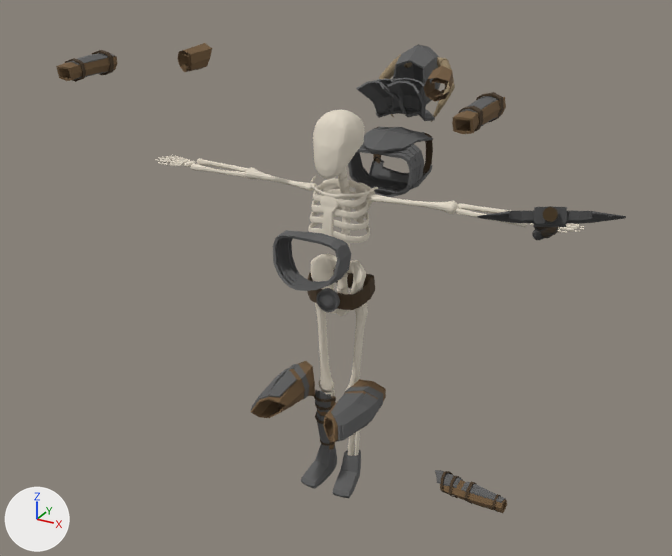
One commit to the FBX model SkeletonEnemy.fbx: the scene before it, then after it.
Rendered twice from a 50 mm camera at (7.12, -13.11, 10.68) aimed at (-0.05, -0.08, 4.17). Lighting does not change. The marker at lower left points along +X, +Y and +Z. Where no turn or scale is listed for an object, it has been applied to the vertices.

The first picture shows 'Belt', 'Bicep Cloth', 'Bicep Cloth.001', 'Bracer Left', 'Bracer Right', 'Chest Plate', 'Chest Plate Under2', 'ChestPlate Under', 'Helmet', 'Leg Armor Left', 'Leg Armor Right', 'Low Poly Axe', 'Shin Armor Left', 'Skeleton', 'Spaulder Left', 'Spaulder Right'.
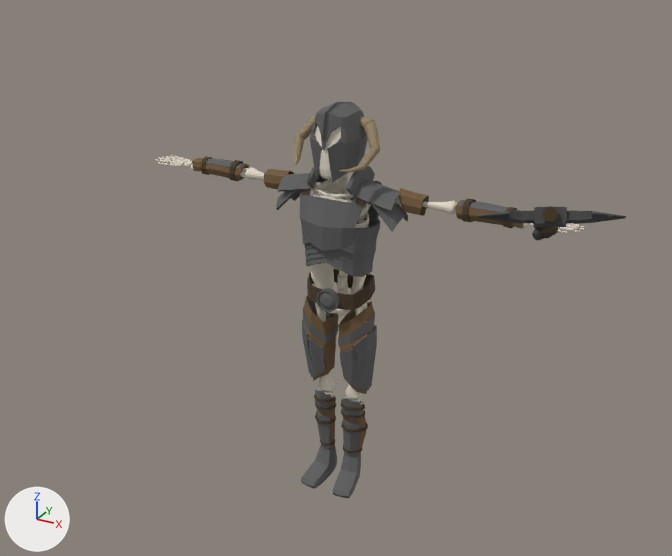
Where the change shows, as pixel boxes [x1, y1, x2, y2] in the pictures (672 x 556 px):
'Helmet', moved, turned
    before: [379, 44, 455, 122]
    after: [294, 102, 380, 182]
'Chest Plate', moved, turned
    before: [363, 127, 433, 197]
    after: [300, 176, 382, 251]
'Leg Armor Left', moved, turned
    before: [323, 379, 386, 442]
    after: [338, 301, 377, 394]
'Leg Armor Right', moved, turned
    before: [251, 361, 315, 418]
    after: [302, 295, 339, 381]
'Chest Plate Under2', moved, turned
    before: [273, 230, 351, 291]
    after: [305, 243, 376, 277]
'Spaulder Left', moved, turned
    before: [387, 78, 435, 121]
    after: [346, 166, 408, 232]
'ChestPlate Under', moved, turned
    before: [348, 144, 424, 195]
    after: [301, 216, 380, 255]
'Shin Armor Left', moved, turned
    before: [435, 470, 507, 513]
    after: [340, 398, 368, 457]
'Bracer Left', moved, turned
    before: [452, 92, 506, 134]
    after: [455, 198, 524, 229]
'Bracer Right', moved, turned
    before: [56, 50, 117, 82]
    after: [192, 156, 249, 181]
'Spaulder Right', moved, turned
    before: [356, 79, 418, 118]
    after: [276, 167, 327, 210]
'Bicep Cloth', moved, turned
    before: [424, 66, 453, 102]
    after: [398, 188, 429, 216]
'Bicep Cloth.001', moved, turned
    before: [177, 43, 212, 72]
    after: [263, 169, 294, 189]
'Skeleton', unchanged, covered by the edit
    before: [155, 110, 584, 456]
    after: [155, 125, 584, 405]

The edits, one by one:
Object 'Bicep Cloth' (ob_bicep_cloth) moves from (2.15, -1.1, 7.95) to (1.32, 0.03, 5.75).
Object 'Bicep Cloth' (ob_bicep_cloth) turns from (4.9, -64, -77) to (4.7, -64, 5.5) degrees about x, y and z.
Object 'Spaulder Left' (ob_spaulder_left) moves from (0.28, 2.09, 6.87) to (0.74, -0.11, 5.84).
Object 'Spaulder Left' (ob_spaulder_left) turns from (-15, -56, -70) to (0, 22, 0) degrees about x, y and z.
Object 'Spaulder Right' (ob_spaulder_right) moves from (-0.16, 2.1, 6.82) to (-0.59, -0.11, 5.84).
Object 'Spaulder Right' (ob_spaulder_right) turns from (-15, 56, 70) to (0, -22, 0) degrees about x, y and z.
Object 'Shin Armor Left' (ob_shin_armor_left) turns from (-89, 1.5, 90) to (0, 0, 0) degrees about x, y and z.
Object 'Shin Armor Left' (ob_shin_armor_left) moves from (2.6, 0.2, 0.35) to (0.29, 0.02, 1.21).
Object 'Helmet' (ob_helmet) turns from (81, 0, -180) to (0, 0, 0) degrees about x, y and z.
Object 'Helmet' (ob_helmet) moves from (0.03, 3.02, 7.13) to (0.07, -0.18, 6.79).
Object 'Bracer Left' (ob_bracer_left) moves from (3.24, -2.44, 7.94) to (2.64, 0.13, 5.74).
Object 'Bracer Left' (ob_bracer_left) turns from (4, 2.3, -91) to (3.7, 2.3, -0) degrees about x, y and z.
Object 'Bicep Cloth.001' (ob_bicep_cloth_001) moves from (-2.01, -1.15, 7.95) to (-1.23, 0.02, 5.75).
Object 'Bicep Cloth.001' (ob_bicep_cloth_001) turns from (6.6, -67, -106) to (6.8, -67, 170) degrees about x, y and z.
Object 'ChestPlate Under' (ob_chestplate_under) turns from (85, 0, -180) to (0, 0, 0) degrees about x, y and z.
Object 'ChestPlate Under' (ob_chestplate_under) moves from (0.06, 1.15, 5.7) to (0.04, -0.15, 4.64).
Object 'Chest Plate' (ob_chest_plate) moves from (0.03, 1.46, 5.63) to (0.07, -0.25, 4.93).
Object 'Chest Plate' (ob_chest_plate) turns from (-67, 0, 0) to (18, 0, -180) degrees about x, y and z.
Object 'Leg Armor Right' (ob_leg_armor_right) moves from (-0.73, -0.63, 2.06) to (-0.39, -0.1, 3.0).
Object 'Leg Armor Right' (ob_leg_armor_right) turns from (-92, 0.3, -0.1) to (0.8, 0.1, 2.3) degrees about x, y and z.
Object 'Bracer Right' (ob_bracer_right) moves from (-3.0, -2.51, 7.95) to (-2.54, 0.09, 5.75).
Object 'Bracer Right' (ob_bracer_right) turns from (4, -1.5, 95) to (3.7, -1.5, 2.3) degrees about x, y and z.
Object 'Leg Armor Left' (ob_leg_armor_left) moves from (0.67, -0.63, 2.02) to (0.41, -0.07, 3.0).
Object 'Leg Armor Left' (ob_leg_armor_left) turns from (-92, 11, -0.8) to (0.8, 0.1, 2.3) degrees about x, y and z.
Object 'Chest Plate Under2' (ob_chest_plate_under2) turns from (84, 0, 0) to (0, 0, 0) degrees about x, y and z.
Object 'Chest Plate Under2' (ob_chest_plate_under2) moves from (0.04, -0.62, 4.88) to (0.04, -0.15, 4.23).
